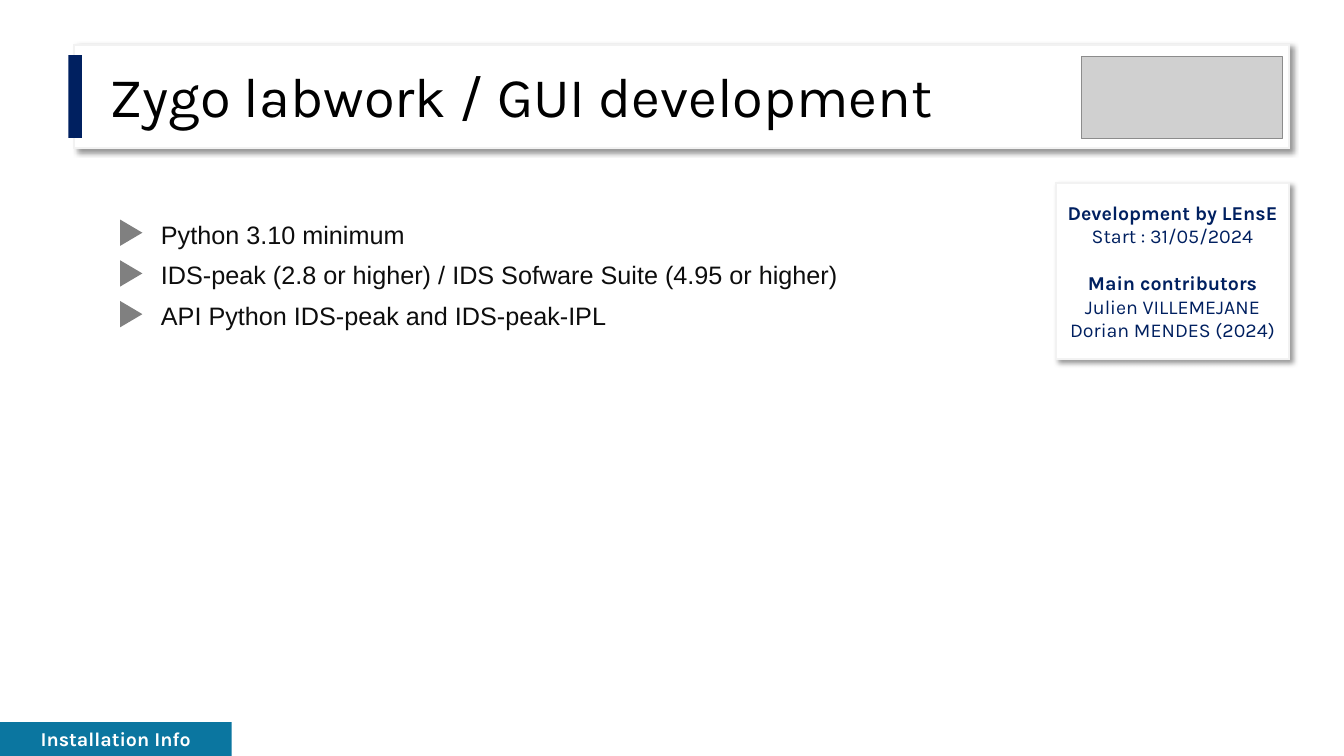
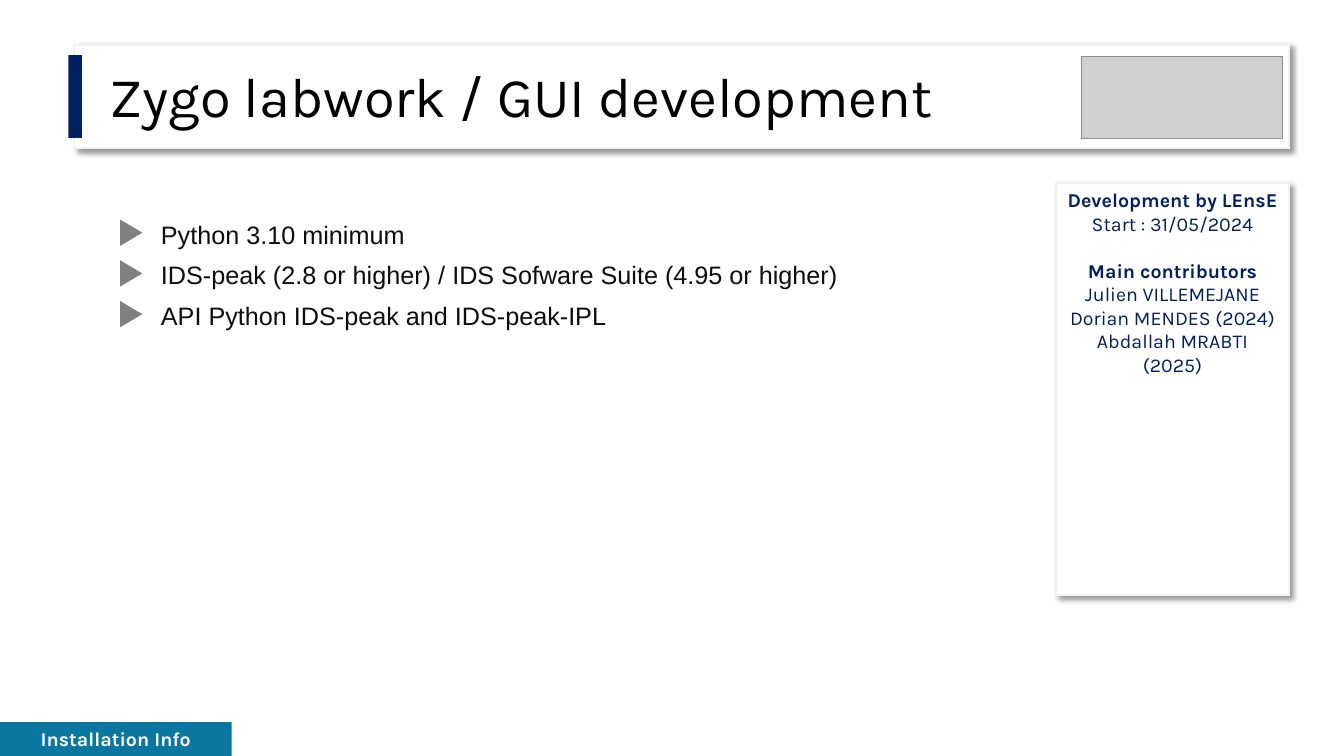
Before and after one commit to IOGS-LEnsE-ressources/aberrations-gui, a slide deck: slide 1 of docs/Structure_of_the_app.pptx. Drawn at 1344x756 pixels with LibreOffice and Linux fonts; fonts in the diff are those of the drawing; grey boxes stand for pictures. Boxes give left, top, right and bottom in pixels: in the first picture for what was removed or moved away, otherwise in the second. Text is boxed around its words. In the diff, an @@ line names an element or a change of style, - is before the commit and + after.

```diff
--- a/docs/Structure_of_the_app.pptx
+++ b/docs/Structure_of_the_app.pptx
@@ rectangle "Development by LEnsE": place and size @@
-rectangle "Development by LEnsE" at [1057, 184, 1290, 359]
+rectangle "Development by LEnsE" at [1057, 184, 1290, 595]
@@ rectangle "Development by LEnsE" at [1057, 184, 1290, 595]: vertical alignment middle to top @@
@@ text in rectangle at [1097, 334, 1248, 374]: paragraph added @@
+Abdallah MRABTI (2025)
```
